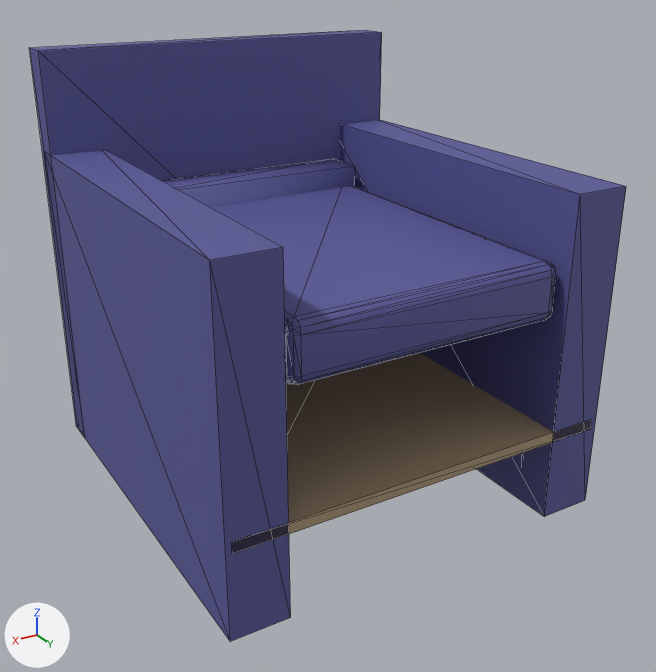
What one commit did to the glTF model ev_engine/assets/armchair.glb.
Both versions are drawn from a camera (50 mm lens) standing at (0.767, 1.333, 0.926) and looking at (-0.005, 0.046, 0.283). Arrows for +X, +Y and +Z are at lower left; the lights stay in place. The picture after the commit comes second. Mesh edges are drawn as thin lines. Vertices at exactly the same position are counted once.

Names of what the first picture shows: 'Armchair'.
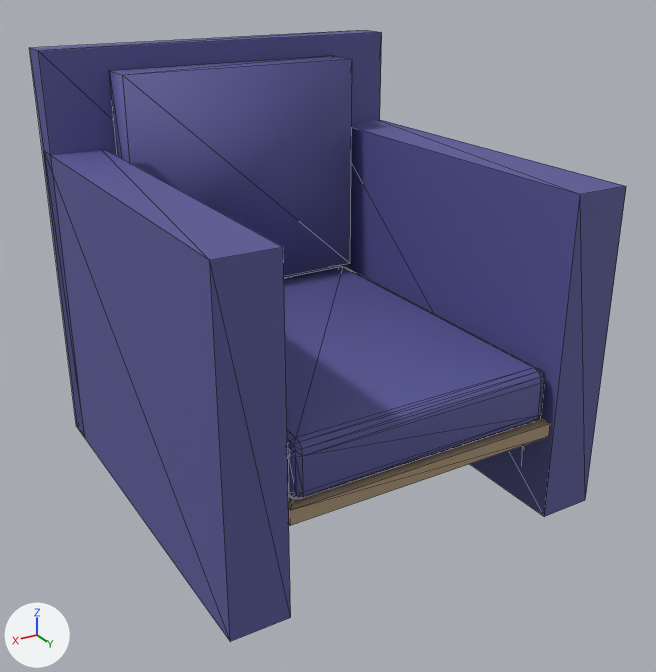
What differs and where, as boxes (x1, y1, x2, y2) in the pictures (656 x 672 px; the box of a moved part takes in the faces that stretch with it):
part 1 of me_cube_001, moved or reshaped: before (211, 186, 556, 385); after (284, 267, 545, 499)
part 2 of me_cube_001, moved or reshaped: before (164, 159, 355, 207); after (110, 56, 352, 276)
part 3 of me_cube_001, moved or reshaped: before (232, 353, 592, 553); after (288, 418, 550, 525)

The edits, one by one:
me_cube_001 is used by ob_armchair; location (0.0, 0.0, 0.0).
me_cube_001 had 200 vertices, 360 faces and spanned x -0.355..0.355, y -0.38..0.37, z -0.001..0.76.
me_cube_001 now has 200 vertices, 360 faces and spans x -0.355..0.355, y -0.38..0.37, z 0.0..0.76.
me_cube_001 part 1: the loose piece of 96 vertices spanning x -0.245..0.245, y -0.28..0.36, z 0.37..0.47 is moved by (0.0, 0.0, -0.185).
me_cube_001 part 2: the loose piece of 8 vertices spanning x -0.235..0.235, y -0.31..-0.23, z 0.29..0.51 is scaled about its middle by (1, 0.875, 1.93), then moved by (0.0, -0.01, 0.108).
me_cube_001 part 3: the loose piece of 8 vertices spanning x -0.345..0.345, y -0.37..0.37, z 0.15..0.17 is scaled about its middle by (0.725, 0.878, 1.25), then moved by (0.0, 0.04, 0.013).
Other edits to the shape of me_cube_001 do not show in these pictures.
